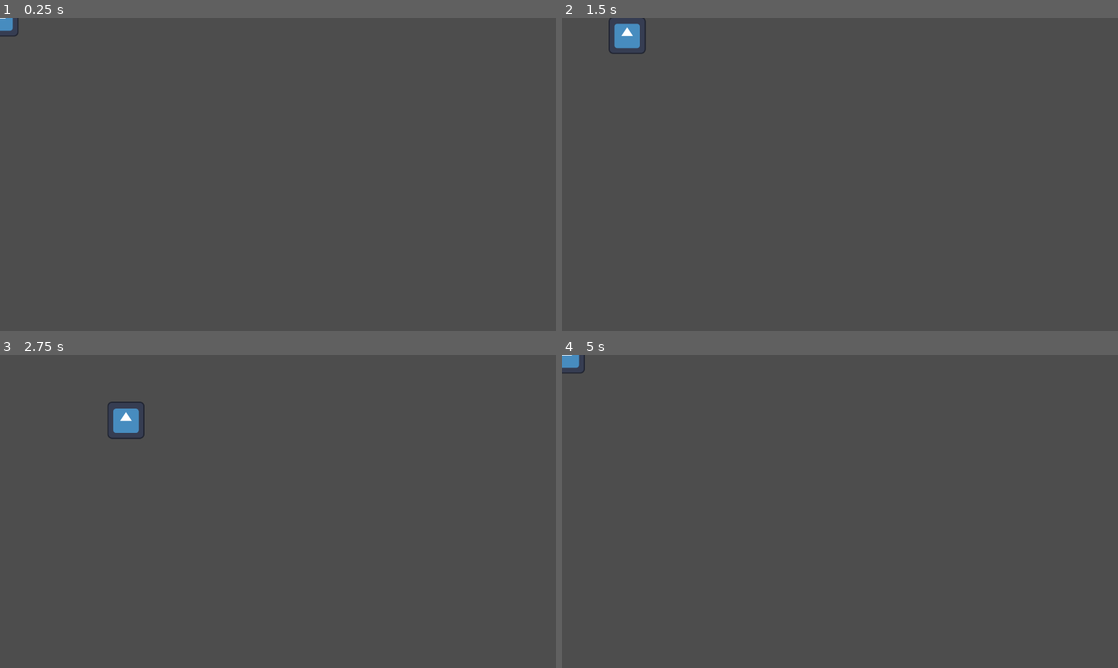
Above: before the commit, frames 1-4 (two rows, left to right).
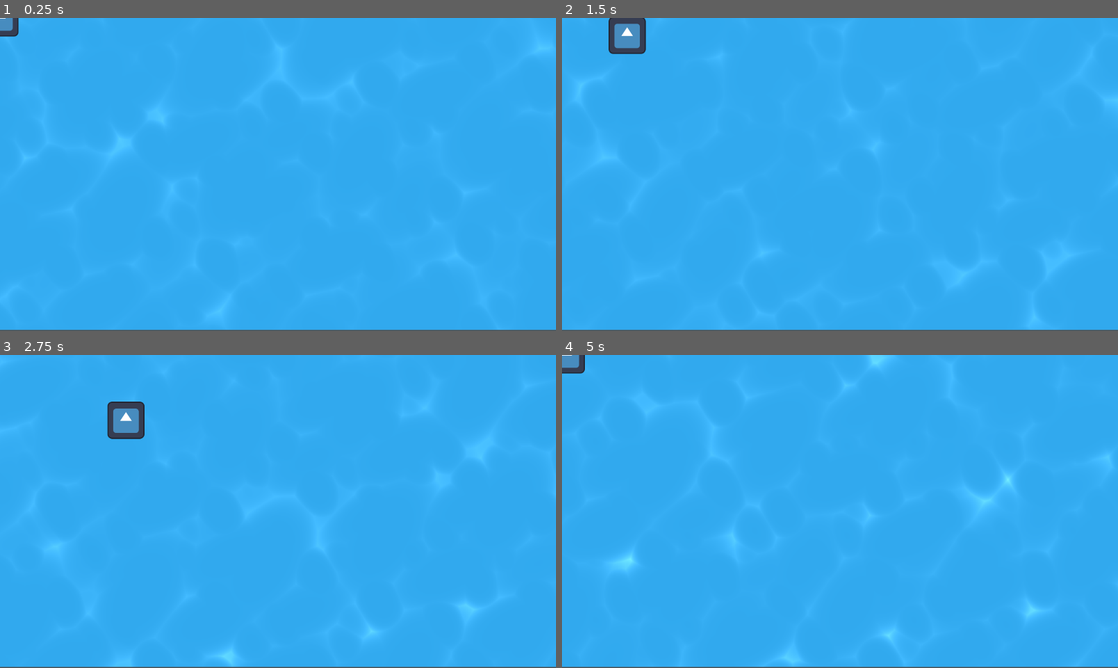
Above: after the commit, the same moments.

Repository: cpoll/godot-template-2d
Game: Godot game, scene res://src/game/game.tscn
Same seed, same stepped clock (60 frames per second), same inputs: the game is played once before the commit and once after it. This scene is started directly instead of the project's main scene. The engine's default icon, where the game draws it, is replaced by a stand-in: a white triangle on a blue panel in a dark square.
Inputs:
- Up to frame 1 (0.25 s): no input
- Up to frame 2 (1.5 s): tap Enter at 0.5 s; hold D (move_right) 0.53-1.28 s; hold S (move_down) from 1.28 s (still down)
- Up to frame 3 (2.75 s): release S (move_down) at 2.03 s; hold D (move_right) from 2.03 s (still down)
- Up to frame 4 (5 s): release D (move_right) at 2.78 s; hold W (move_up) 2.78-3.53 s; hold A (move_left) from 3.53 s (still down)

The runs differ from the first frame. In frame 1, 100% of the frame differs, in the area x 0-100%, y 0-100%; in frame 2, 99%; in frame 3, 99%; in frame 4, 100%.

Commit message:
add placeholder shader

Diff:
--- /dev/null
+++ b/src/game/background.gdshader
@@ -0,0 +1,20 @@
+// https://www.shadertoy.com/view/wt2GRt
+shader_type canvas_item;
+
+uniform float zoom = 10.0;
+uniform float speed = 0.3;
+uniform float bright = 5.0;
+
+void fragment()
+{
+	// uncoment when using real texture
+	//vec4 texture_color = texture(TEXTURE, UV);
+	vec4 texture_color = vec4(0.192156862745098, 0.6627450980392157, 0.9333333333333333, 1.0);
+
+	vec4 k = vec4(TIME)*speed;
+	k.xy = UV * zoom;
+	float val1 = length(0.5-fract(k.xyw*=mat3(vec3(-2.0,-1.0,0.0), vec3(3.0,-1.0,1.0), vec3(1.0,-1.0,-1.0))*0.5));
+	float val2 = length(0.5-fract(k.xyw*=mat3(vec3(-2.0,-1.0,0.0), vec3(3.0,-1.0,1.0), vec3(1.0,-1.0,-1.0))*0.2));
+	float val3 = length(0.5-fract(k.xyw*=mat3(vec3(-2.0,-1.0,0.0), vec3(3.0,-1.0,1.0), vec3(1.0,-1.0,-1.0))*0.5));
+	COLOR = vec4 (pow(min(min(val1,val2),val3), 7.0) * bright)+texture_color;
+}
--- a/src/game/game.tscn
+++ b/src/game/game.tscn
@@ -1,6 +1,20 @@
-[gd_scene load_steps=2 format=3 uid="uid://c33c8lx7my6u4"]
+[gd_scene load_steps=5 format=3 uid="uid://c33c8lx7my6u4"]
 
 [ext_resource type="Script" uid="uid://cqjeewpm2d4p5" path="res://src/game/game.gd" id="1_qnjlk"]
+[ext_resource type="Shader" uid="uid://c8lbagi3bjbpl" path="res://src/game/background.gdshader" id="2_s6lek"]
+[ext_resource type="Texture2D" uid="uid://4o5auyngcvd" path="res://icon.svg" id="3_kgj8g"]
+
+[sub_resource type="ShaderMaterial" id="ShaderMaterial_kgj8g"]
+shader = ExtResource("2_s6lek")
+shader_parameter/zoom = 7.0
+shader_parameter/speed = 0.8
+shader_parameter/bright = 3.0
 
 [node name="Game" type="Node2D"]
 script = ExtResource("1_qnjlk")
+
+[node name="Background" type="Sprite2D" parent="."]
+material = SubResource("ShaderMaterial_kgj8g")
+scale = Vector2(15.0391, 8.40625)
+texture = ExtResource("3_kgj8g")
+centered = false
Not shown, added: src/game/background.gdshader.uid
